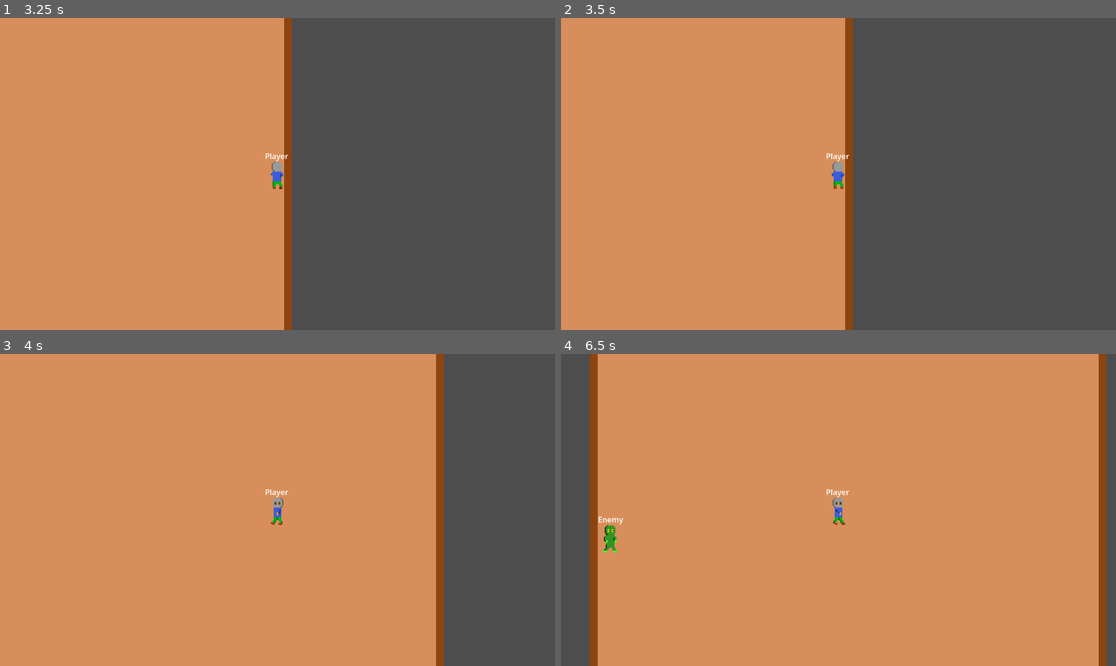
Above: before the commit, frames 1-4 (two rows, left to right).
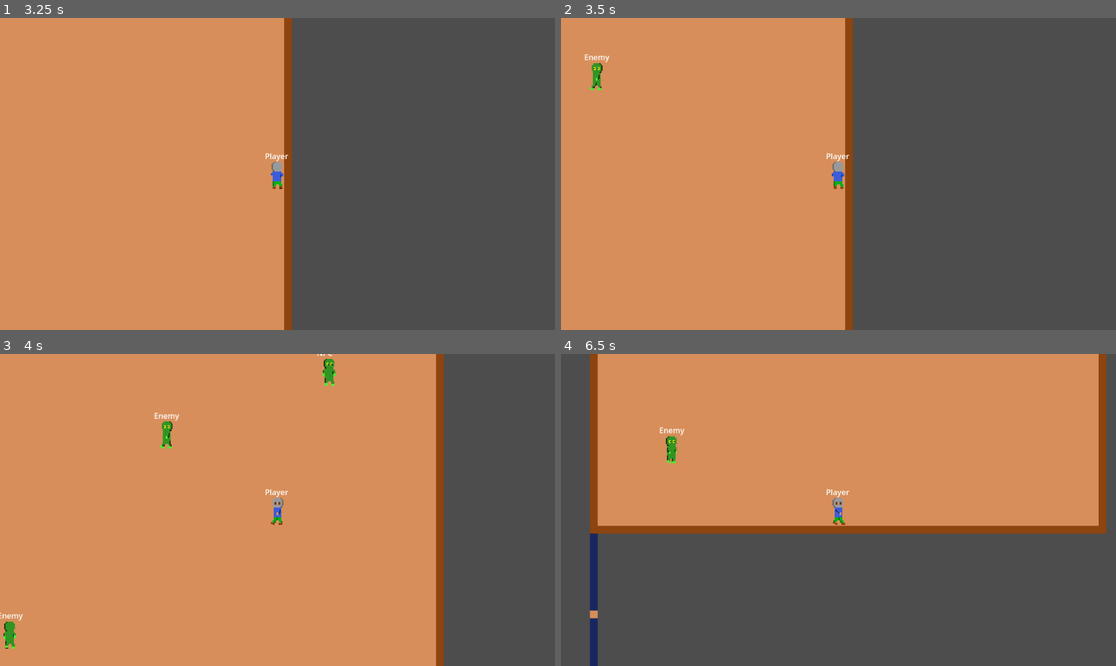
Above: after the commit, the same moments.

Repository: timjbruce/godotbitesized_world
Game: Godot game, scene res://World/world.tscn
Same seed, same stepped clock (60 frames per second), same inputs: the game is played once before the commit and once after it.
Inputs:
- Up to frame 1 (3.25 s): tap Enter at 0.5, 2 s; hold Right (right) 0.53-1.28 s; tap Space at 1.25, 2.75 s; hold Down (down) 1.28-2.03 s; hold Right (right) 2.03-2.78 s; hold Up (up) from 2.78 s (still down)
- Up to frame 2 (3.5 s): keep holding Up (up)
- Up to frame 3 (4 s): release Up (up) at 3.53 s; hold Left (left) from 3.53 s (still down)
- Up to frame 4 (6.5 s): release Left (left) at 5.03 s; hold Down (down) 5.03-5.78 s; hold Right (right) from 5.78 s (still down)

Frame 1 is identical in both runs. In frame 2, 0.2% of the frame differs, in the area x 4-9%, y 11-24%; in frame 3, 0.6%; in frame 4, 42%, in the area x 5-99%, y 23-100%.

Commit message:
NPC and Enemy movement added

Diff:
--- /dev/null
+++ b/Player/Scramcircle/Scramcircle.tscn
@@ -0,0 +1,12 @@
+[gd_scene load_steps=3 format=3 uid="uid://d1a8gktwk5730"]
+
+[ext_resource type="Script" uid="uid://xlcs0fdxo50" path="res://Player/Scramcircle/scramcircle.gd" id="1_g18f1"]
+
+[sub_resource type="CircleShape2D" id="CircleShape2D_2h010"]
+radius = 100.0
+
+[node name="Scramcircle" type="ShapeCast2D"]
+shape = SubResource("CircleShape2D_2h010")
+target_position = Vector2(0, 0)
+collision_mask = 0
+script = ExtResource("1_g18f1")
--- /dev/null
+++ b/Player/Scramcircle/scramcircle.gd
@@ -0,0 +1,45 @@
+extends ShapeCast2D
+class_name _scramcircle
+
+signal scram_target(player_2d_body)
+signal scram_target_clear()
+signal hit_object()
+
+var _has_target: bool = false
+
+
+func _physics_process(delta):
+	# Common Block #
+
+	# Per Type Block #
+	match get_parent().type:
+		PlayerShared.PlayerType.Player:
+			return
+		PlayerShared.PlayerType.Enemy:
+			return
+		PlayerShared.PlayerType.NPC:
+			var _scram_target: bool = false
+			if is_colliding():
+				var collides = get_collision_count()
+				for i in collides:
+					var obj = get_collider(i)
+					match obj.name:
+						"player":
+							pass
+						"DefaultTileMap":
+							if not _has_target and global_position.distance_to(collision_result[0]["point"]) < 70:
+								hit_object.emit()
+						_:
+							if not _has_target and "enemy" in obj.name and global_position.distance_to(collision_result[0]["point"]) < 100:
+								scram_target.emit(obj)
+								_has_target = true
+								_scram_target = true
+							else:
+								print("ScramCircle: Not looking for ", obj.name)
+			if not _scram_target and _has_target:
+				_has_target = false
+				scram_target_clear.emit()
+		_:
+			print("_physics_process Did not have a type")
+			return
+	#Common Block
--- /dev/null
+++ b/Player/Scripts/player_shared.gd
@@ -0,0 +1,4 @@
+extends Node
+class_name PlayerShared
+
+enum PlayerType { Player, Enemy, NPC }
--- /dev/null
+++ b/Player/SightLine/Sightline.tscn
@@ -0,0 +1,12 @@
+[gd_scene load_steps=3 format=3 uid="uid://bidj7tfh08l20"]
+
+[ext_resource type="Script" uid="uid://cffq8yb04eivu" path="res://Player/SightLine/sightline.gd" id="1_aqnwu"]
+
+[sub_resource type="ConvexPolygonShape2D" id="ConvexPolygonShape2D_e6srq"]
+points = PackedVector2Array(0, 0, 135, -45, 135, 45)
+
+[node name="Sightline" type="ShapeCast2D"]
+shape = SubResource("ConvexPolygonShape2D_e6srq")
+target_position = Vector2(0, 0)
+collision_mask = 0
+script = ExtResource("1_aqnwu")
--- /dev/null
+++ b/Player/SightLine/sightline.gd
@@ -0,0 +1,44 @@
+extends ShapeCast2D
+class_name _sightline
+
+signal found_target(player_2d_body)
+signal hit_object()
+
+var _has_target: bool = false
+
+
+func _physics_process(delta):
+	# Common Block #
+
+	# Per Type Block #
+	match get_parent().type:
+		PlayerShared.PlayerType.Player:
+			return
+		PlayerShared.PlayerType.Enemy:
+			if is_colliding():
+				var collides = get_collision_count()
+				for i in collides:
+					var obj = get_collider(i)
+					match obj.name:
+						"player":
+							pass
+							if not _has_target:
+								_has_target = true
+								found_target.emit(obj)
+						"DefaultTileMap":
+							if not _has_target and global_position.distance_to(collision_result[0]["point"]) < 70:
+								hit_object.emit()
+						_:
+							if not _has_target and "enemy" in obj.name and global_position.distance_to(collision_result[0]["point"]) < 50:
+								hit_object.emit()
+							else:
+								print("SightLine: Not looking for ", obj.name)
+		PlayerShared.PlayerType.NPC:
+			return
+		_:
+			print("_physics_process Did not have a type")
+			return
+	#Common Block
+
+func set_direction(inc_vector2: Vector2) -> void:
+	rotation = inc_vector2.angle()
--- a/Player/player.gd
+++ b/Player/player.gd
@@ -1,35 +1,31 @@
 extends CharacterBody2D
 class_name player_2d_body
 
-enum PlayerType { Player, Enemy, NPC }
-
 @export var speed: int = 600
-@export var type: PlayerType = PlayerType.Player
+@export var type: PlayerShared.PlayerType = PlayerShared.PlayerType.Player
 @export var animation: AnimatedSprite2D = null
 
 var _x_direction: float = 0.0
 var _y_direction: float = 0.0
 
+var _sight_line: _sightline = null
+var _target: player_2d_body = null
+
+var _scram_circle: _scramcircle = null
+var _target_cleared: bool = false
+
 
 func _ready() -> void:
 	if get_parent().name == "root":
-		initialize("Tim", 500, [3], [2], PlayerType.Player, null)
+		initialize("Tim", 500, [3], [2], PlayerShared.PlayerType.Player, null)
 
 
 func initialize(inc_name: String, inc_speed: int, inc_layers: Array[int], inc_mask: Array[int],
-	inc_type: PlayerType, inc_animation: AnimatedSprite2D = null) -> void:
+	# Common Block #
+	inc_type: PlayerShared.PlayerType, inc_animation: AnimatedSprite2D = null) -> void:
 		name = inc_name
 		speed = inc_speed
 		type = inc_type
-		match type:
-			PlayerType.Player:
-				$PlayerTypeLabel.text = "Player"
-			PlayerType.Enemy:
-				$PlayerTypeLabel.text = "Enemy"
-			PlayerType.NPC:
-				$PlayerTypeLabel.text = "NPC"
-			_:
-				"!!!!!!!"
 		if inc_animation:
 			$AnimatedSprite2D.sprite_frames = inc_animation.sprite_frames
 		for layer in inc_layers:
@@ -37,25 +33,84 @@
 		for mask in inc_mask:
 			set_collision_mask_value(mask, true)
 
+	# Per Type Block #
+		match type:
+			PlayerShared.PlayerType.Player:
+				$PlayerTypeLabel.text = "Player"
+				$Camera2D.enabled = true
+			PlayerShared.PlayerType.Enemy:
+				$PlayerTypeLabel.text = "Enemy"
+				$Camera2D.enabled = false
+				_sight_line = preload("res://Player/Sightline/Sightline.tscn").instantiate()
+				for mask in inc_mask:
+					_sight_line.set_collision_mask_value(mask, true)
+				add_child(_sight_line)
+				_sight_line.found_target.connect(_on_found_target)
+				_sight_line.hit_object.connect(_on_hit_object)
+			PlayerShared.PlayerType.NPC:
+				$PlayerTypeLabel.text = "NPC"
+				$Camera2D.enabled = false
+				_scram_circle = preload("res://Player/Scramcircle/Scramcircle.tscn").instantiate()
+				for mask in inc_mask:
+					_scram_circle.set_collision_mask_value(mask, true)
+				add_child(_scram_circle)
+				_scram_circle.hit_object.connect(_on_hit_object)
+				_scram_circle.scram_target.connect(_on_scram_target)
+				_scram_circle.scram_target_clear.connect(_on_clear_scram_target)
+			_:
+				print("initialize Did not have a type")
+				$Camera2D.enabled = false
+
+	# Common Block #
+
 
 func set_location(new_location: Vector2i) -> void:
 	global_position = new_location
 
 
 func _process(_delta: float) -> void:
-	if type == PlayerType.Player:
-		_x_direction = Input.get_axis("left", "right")
-		_y_direction = Input.get_axis("up", "down")
-	if _x_direction:
-		velocity.x = _x_direction * speed
-	else:
-		velocity.x = move_toward(velocity.x, 0, speed)
-	if _y_direction:
-		velocity.y = _y_direction * speed
-	else:
-		velocity.y = move_toward(velocity.y, 0, speed)
+	# Common Block #
 
-	if velocity.x != 0:
+	# Per Type Block #
+	match type:
+		PlayerShared.PlayerType.Player:
+			_x_direction = Input.get_axis("left", "right")
+			_y_direction = Input.get_axis("up", "down")
+			if _x_direction:
+				velocity.x = _x_direction * speed
+			else:
+				velocity.x = move_toward(velocity.x, 0, speed)
+			if _y_direction:
+				velocity.y = _y_direction * speed
+			else:
+				velocity.y = move_toward(velocity.y, 0, speed)
+		PlayerShared.PlayerType.Enemy:
+			if _target:
+				var cur_vector: Vector2 = (_target.position - global_position).normalized()
+				velocity = cur_vector * speed
+				_sight_line.set_direction(cur_vector)
+			else:
+				if velocity == Vector2.ZERO:
+					var rand_vector: Vector2 = _random_vector()
+					velocity = rand_vector * (speed / 2.0)
+					_sight_line.set_direction(rand_vector)
+		PlayerShared.PlayerType.NPC:
+			if _target:
+				var cur_vector: Vector2 = (_target.position - global_position).normalized().rotated(180)
+				velocity = cur_vector * speed * 2
+			else:
+				if velocity == Vector2.ZERO:
+					var rand_vector: Vector2 = _random_vector()
+					velocity = rand_vector * (speed)
+				elif _target_cleared:
+					_target_cleared = false
+					var rand_vector: Vector2 = _random_vector()
+					velocity = rand_vector * (speed)
+		_:
+			print("_process did not have a type ")
+
+	# Common Block
+	if velocity.x != 0 and abs(velocity.x) > abs(velocity.y):
 		$AnimatedSprite2D.animation = "walk"
 		$AnimatedSprite2D.flip_v = false
 		$AnimatedSprite2D.flip_h = velocity.x < 0
@@ -68,3 +123,43 @@
 	$AnimatedSprite2D.play()
 
 	move_and_slide()
+
+func _on_found_target(inc_target: player_2d_body) -> void:
+	_target = inc_target
+
+
+func _on_scram_target(inc_target: player_2d_body) -> void:
+	_target = inc_target
+
+
+func _on_clear_scram_target() -> void:
+	_target_cleared = true
+	_target = null
+
+
+func _on_hit_object() -> void:
+	velocity = Vector2.ZERO
+
+
+func _random_vector() -> Vector2:
+	#check up, down, left, and right - limit the vector to good locations
+	var raycast: RayCast2D = RayCast2D.new()
+	var x_min: float = -1.0
+	var x_max: float = 1.0
+	var y_min: float = -1.0
+	var y_max: float = 1.0
+	raycast.set_collision_mask_value(2, true)
+	raycast.target_position = Vector2i.RIGHT * 50
+	if raycast.is_colliding():
+		x_max = 0.25
+	raycast.target_position = Vector2i.LEFT * 50
+	if raycast.is_colliding():
+		x_min = -0.25
+	raycast.target_position = Vector2i.UP * 50
+	if raycast.is_colliding():
+		y_max = 0.25
+	raycast.target_position = Vector2i.DOWN * 50
+	if raycast.is_colliding():
+		y_min = -0.25
+	raycast.free()
+	return Vector2(randf_range(x_min, x_max), randf_range(y_min, y_max))
--- a/World/Scripts/Globals.gd
+++ b/World/Scripts/Globals.gd
@@ -5,6 +5,7 @@
 var global_timer: Timer
 var generator: Generator
 var enemies: Array[player_2d_body]
+var npcs: Array[player_2d_body]
 
 func set_world(inc_world: Node2D) -> void:
 	world = inc_world
@@ -20,3 +21,6 @@
 
 func add_enemy(inc_enemy: player_2d_body) -> void:
 	enemies.append(inc_enemy)
+
+func add_npc(inc_npc: player_2d_body) -> void:
+	npcs.append(inc_npc)
--- a/World/world.gd
+++ b/World/world.gd
@@ -16,17 +16,27 @@
 	Globals.set_player(player)
 	Globals.world.add_child(Globals.player)
 	var player_layers: Array[int] =  [3]
-	var player_masks: Array[int] = [2, 4]
-	Globals.player.initialize("player", 700, player_layers, player_masks, player_2d_body.PlayerType.Player, null)
+	var player_masks: Array[int] = [2, 4, 5]
+	Globals.player.initialize("player", 700, player_layers, player_masks, PlayerShared.PlayerType.Player, null)
 	Globals.player.set_location(Globals.generator.get_player_start())
-	var enemy: player_2d_body = player_resource.instantiate()
-	Globals.add_enemy(enemy)
-	Globals.world.add_child(enemy)
+	var enemy: player_2d_body
 	var enemy_layers: Array[int] = [4]
-	var enemy_masks: Array[int] = [2, 3]
-	Globals.enemies[0].initialize("enemy_0", 300, enemy_layers, enemy_masks, player_2d_body.PlayerType.Enemy, $EnemySpriteAnimation)
-	Globals.enemies[0].set_location(Globals.generator.get_player_start())
-
+	var enemy_masks: Array[int] = [2, 3, 4, 5]
+	for i in range(0,2):
+		enemy = player_resource.instantiate()
+		Globals.add_enemy(enemy)
+		Globals.world.add_child(enemy)
+		Globals.enemies[i].initialize("enemy_" + str(i), 300, enemy_layers, enemy_masks, PlayerShared.PlayerType.Enemy, $EnemySpriteAnimation)
+		Globals.enemies[i].set_location(Globals.generator.get_player_start())
+	var npc: player_2d_body
+	var npc_layers: Array[int] = [5]
+	var npc_masks: Array[int] = [2, 3, 4, 5]
+	for i in range(0,1):
+		npc = player_resource.instantiate()
+		Globals.add_npc(npc)
+		Globals.world.add_child(npc)
+		Globals.npcs[i].initialize("npc_" + str(i), 350, npc_layers, npc_masks, PlayerShared.PlayerType.NPC, $EnemySpriteAnimation)
+		Globals.npcs[i].set_location(Globals.generator.get_player_start())
 
 func _on_floor_cleared() -> void:
 	print("floor cleared message received")
Not shown, added: Player/Scramcircle/scramcircle.gd.uid
Not shown, added: Player/Scripts/player_shared.gd.uid
Not shown, added: Player/SightLine/sightline.gd.uid
Binary file added: readmeassets/build_5/5_enemies_trapped_my_player.png
Not shown, added: readmeassets/build_5/5_enemies_trapped_my_player.png.import
Binary file added: readmeassets/build_5/5_enemy_chasing.png
Not shown, added: readmeassets/build_5/5_enemy_chasing.png.import
Not shown, changed: README.md
